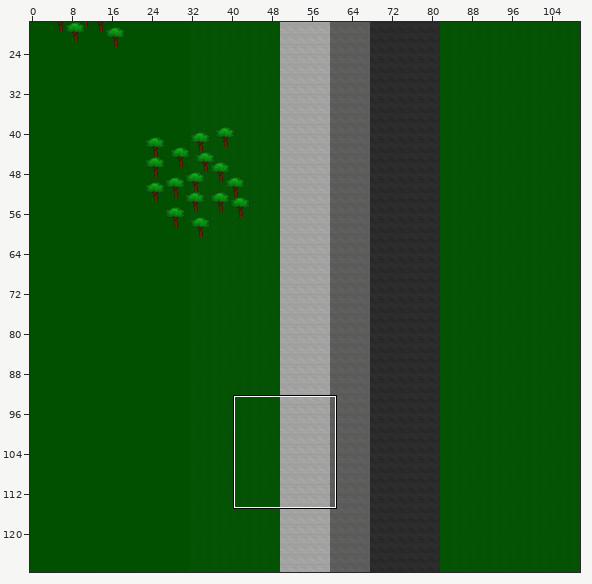
Two versions of a level (Tiled map, Im a Map.tmx). Above: a wide view before the commit, with the close-up outlined.
Close-up. Earlier state:
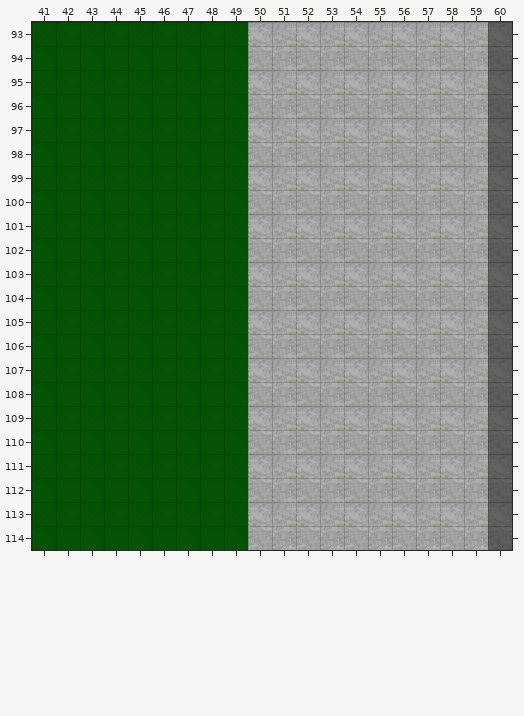
Cells are 32x32 px. Shown: x 41..60, y 93..114. The commit also changed other parts of the map, which this record leaves out.
The result:
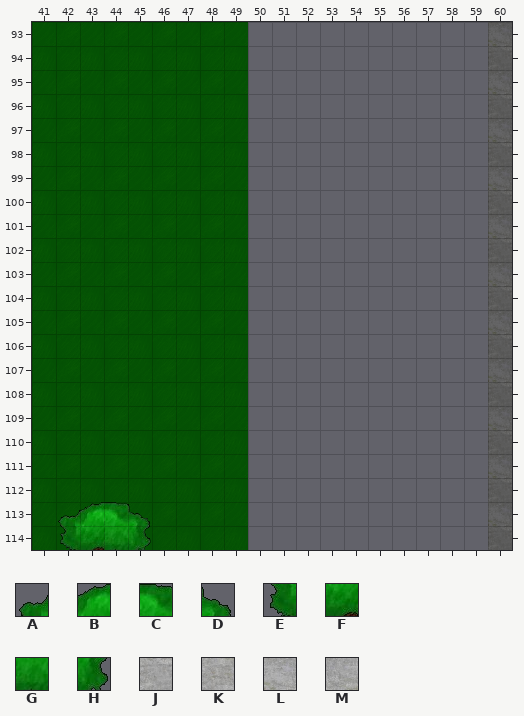
Key: from "Oak Tree - Transparent": A 0, B 1, C 2, D 3, E 4, F 5, G 6, H 7; from "Sidewalk Basic": J 0, K 1, L 2, M 3.
_ is an empty cell.
Tiles of an added or newly shown layer are drawn over the layers below it.
Changes in this commit:
{"where": "layer \"Tile Layer 1\""}
{"y":93,"x":50,"old":"LMLMLMLMLM","new":"__________"}
{"y":94,"x":50,"old":"JKJKJKJKJK","new":"__________"}
{"y":95,"x":50,"old":"LMLMLMLMLM","new":"__________"}
{"y":96,"x":50,"old":"JKJKJKJKJK","new":"__________"}
{"y":97,"x":50,"old":"LMLMLMLMLM","new":"__________"}
{"y":98,"x":50,"old":"JKJKJKJKJK","new":"__________"}
{"y":99,"x":50,"old":"LMLMLMLMLM","new":"__________"}
{"y":100,"x":50,"old":"JKJKJKJKJK","new":"__________"}
{"y":101,"x":50,"old":"LMLMLMLMLM","new":"__________"}
{"y":102,"x":50,"old":"JKJKJKJKJK","new":"__________"}
{"y":103,"x":50,"old":"LMLMLMLMLM","new":"__________"}
{"y":104,"x":50,"old":"JKJKJKJKJK","new":"__________"}
{"y":105,"x":50,"old":"LMLMLMLMLM","new":"__________"}
{"y":106,"x":50,"old":"JKJKJKJKJK","new":"__________"}
{"y":107,"x":50,"old":"LMLMLMLMLM","new":"__________"}
{"y":108,"x":50,"old":"JKJKJKJKJK","new":"__________"}
{"y":109,"x":50,"old":"LMLMLMLMLM","new":"__________"}
{"y":110,"x":50,"old":"JKJKJKJKJK","new":"__________"}
{"y":111,"x":50,"old":"LMLMLMLMLM","new":"__________"}
{"y":112,"x":50,"old":"JKJKJKJKJK","new":"__________"}
{"y":113,"x":50,"old":"LMLMLMLMLM","new":"__________"}
{"y":114,"x":50,"old":"JKJKJKJKJK","new":"__________"}
{"where": "layer \"Tile Layer 11\" (added)"}
{"y":113,"x":42,"old":"____","new":"ABCD"}
{"y":114,"x":42,"old":"____","new":"EFGH"}
